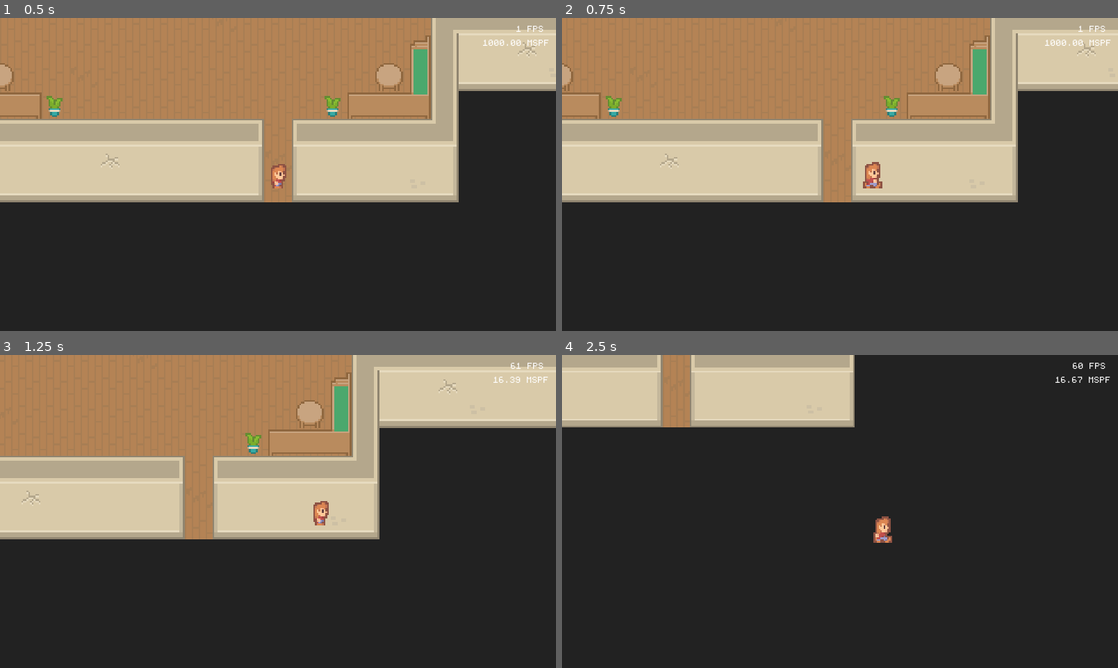
Above: before the commit, frames 1-4 (two rows, left to right).
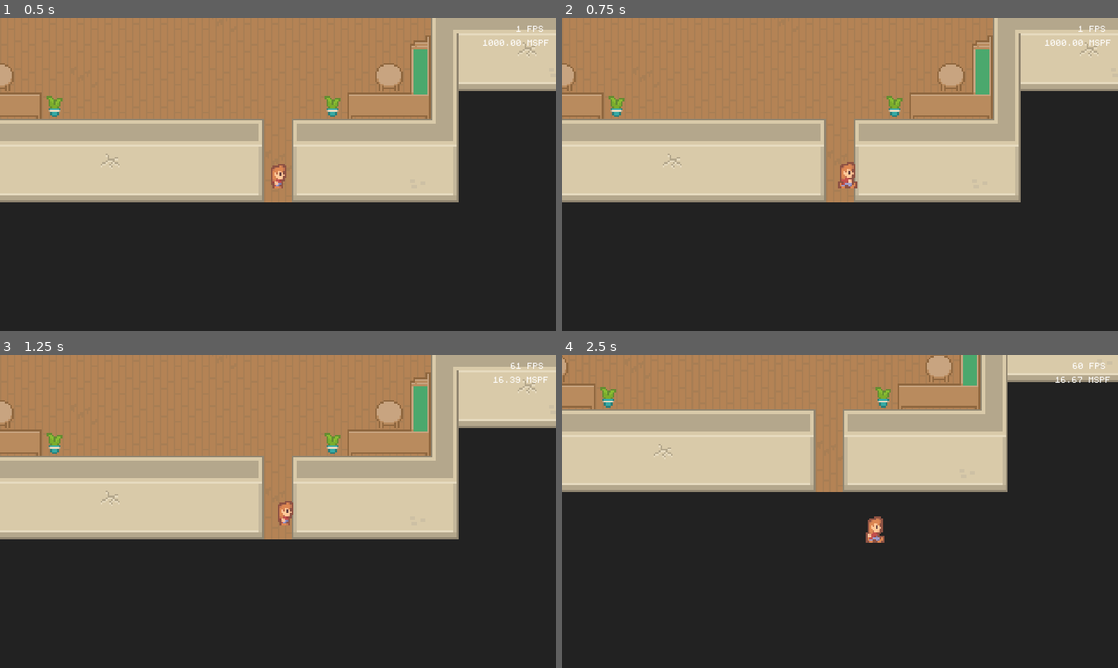
Above: after the commit, the same moments.

Repository: SilentByte/cysec-intern
Game: Godot game, scene res://scenes/main.tscn
Two runs of this game, one before a commit and one after it. Both use one fixed random seed, a clock stepped at 60 frames per second and the inputs below.
Inputs (mouse positions are in pixels of both pictures, inside the frame that each line leads up to):
- Up to frame 1 (0.5 s): no input
- Up to frame 2 (0.75 s): tap Enter at 0.5 s; move the mouse to (962, 158) at 0.52 s; hold D (move_east) from 0.53 s (still down); hold Mouse wheel up (zoom_in) from 0.53 s (still down)
- Up to frame 3 (1.25 s): keep holding D (move_east); keep holding Mouse wheel up (zoom_in)
- Up to frame 4 (2.5 s): move the mouse to (728, 527) at 1.27 s; release D (move_east) at 1.28 s; release Mouse wheel up (zoom_in) at 1.28 s; hold Down (move_south) 1.28-2.03 s; tap Mouse wheel down (zoom_out) at 1.35 s; move the mouse to (895, 442) at 2.02 s; hold D (move_east) from 2.03 s (still down); hold Mouse wheel up (zoom_in) from 2.03 s (still down)

Frame 1 is identical in both runs. In frame 2, 2.9% of the frame differs, in the area x 0-97%, y 0-59%; in frame 3, 15%; in frame 4, 35%, in the area x 0-100%, y 0-60%.

Commit message:
Implement basic collision testing and persistent facing direction

Diff:
--- a/actors/player/player.gd
+++ b/actors/player/player.gd
@@ -1,40 +1,49 @@
-extends Node2D
+extends KinematicBody2D
 
-var movement_direction = Vector2.ZERO
-var facing_direction = Vector2.ZERO
+var movement_direction := Vector2.ZERO
+var facing_direction := "east"
 
 
 func _ready() -> void:
 	$AnimatedSprite.play()
 
 
-func _physics_process(delta: float) -> void:
+func _physics_process(_delta: float) -> void:
+	_process_input()
+	_process_animation()
+	_process_movement()
+
+
+func _process_input() -> void:
 	movement_direction = Vector2.ZERO
 
 	if Input.is_action_pressed("move_east"):
 		movement_direction.x += 1.0
+		facing_direction = "east"
 
 	if Input.is_action_pressed("move_west"):
 		movement_direction.x -= 1.0
+		facing_direction = "west"
 
 	if Input.is_action_pressed("move_north"):
 		movement_direction.y -= 1.0
+		facing_direction = "north"
 
 	if Input.is_action_pressed("move_south"):
 		movement_direction.y += 1.0
-
-	_update_animation()
-	position += movement_direction.normalized() * 100 * delta
+		facing_direction = "south"
 
 
-func _update_animation():
-	if movement_direction.x > 0:
-		$AnimatedSprite.animation = "east_walk"
-	elif movement_direction.x < 0:
-		$AnimatedSprite.animation = "west_walk"
-	elif movement_direction.y < 0:
-		$AnimatedSprite.animation = "north_walk"
-	elif movement_direction.y > 0:
-		$AnimatedSprite.animation = "south_walk"
+func _process_animation() -> void:
+	var action
+
+	if movement_direction == Vector2.ZERO:
+		action = "idle"
 	else:
-		$AnimatedSprite.animation = "east_idle"
+		action = "walk"
+
+	$AnimatedSprite.animation = "%s_%s" % [facing_direction, action]
+
+
+func _process_movement() -> void:
+	move_and_slide(movement_direction.normalized() * 50)
--- a/actors/player/player.tscn
+++ b/actors/player/player.tscn
@@ -26,6 +26,21 @@
 "name": "south_walk",
 "speed": 5.0
 }, {
+"frames": [ ExtResource( 16 ), ExtResource( 10 ) ],
+"loop": true,
+"name": "north_walk",
+"speed": 5.0
+}, {
+"frames": [ ExtResource( 9 ) ],
+"loop": true,
+"name": "north_idle",
+"speed": 5.0
+}, {
+"frames": [ ExtResource( 15 ) ],
+"loop": true,
+"name": "west_idle",
+"speed": 5.0
+}, {
 "frames": [ ExtResource( 4 ) ],
 "loop": true,
 "name": "east_idle",
@@ -45,24 +60,12 @@
 "loop": true,
 "name": "east_walk",
 "speed": 5.0
-}, {
-"frames": [ ExtResource( 16 ), ExtResource( 10 ) ],
-"loop": true,
-"name": "north_walk",
-"speed": 5.0
-}, {
-"frames": [ ExtResource( 9 ) ],
-"loop": true,
-"name": "north_idle",
-"speed": 5.0
-}, {
-"frames": [ ExtResource( 15 ) ],
-"loop": true,
-"name": "west_idle",
-"speed": 5.0
 } ]
 
-[node name="Player" type="Node2D"]
+[sub_resource type="RectangleShape2D" id=2]
+extents = Vector2( 4, 3 )
+
+[node name="Player" type="KinematicBody2D"]
 script = ExtResource( 17 )
 
 [node name="AnimatedSprite" type="AnimatedSprite" parent="."]
@@ -70,6 +73,10 @@
 frames = SubResource( 1 )
 animation = "east_idle"
 offset = Vector2( 0, -8 )
+
+[node name="CollisionShape2D" type="CollisionShape2D" parent="."]
+position = Vector2( 0, 5 )
+shape = SubResource( 2 )
 
 [node name="Camera" type="Camera2D" parent="."]
 current = true
--- a/scenes/main.gd
+++ b/scenes/main.gd
@@ -6,7 +6,7 @@
 	pass  # Replace with function body.
 
 
-func _unhandled_input(event: InputEvent) -> void:
+func _unhandled_input(_event: InputEvent) -> void:
 	if not OS.is_debug_build():
 		return
 
--- a/scenes/world/cafe/cafe.tscn
+++ b/scenes/world/cafe/cafe.tscn
@@ -414,3 +414,11 @@
 cell_tile_origin = 1
 format = 1
 tile_data = PoolIntArray( -131075, 9, 262150, -131074, 9, 196613, -131073, 9, 196615, -196601, 9, 196623, -196600, 9, 1 …(2019 unchanged characters)…
+
+[node name="StaticBody2D" type="StaticBody2D" parent="."]
+
+[node name="CollisionPolygon2D" type="CollisionPolygon2D" parent="StaticBody2D"]
+polygon = PoolVector2Array( 176, 320, 176, 272, 0, 272, 0, 208, -48, 208, -48, 128, 64.2, 128, 64, 176, 240, 176, 240, 64, 432, 64, 432, 208, 272, 208, 272, 272, 192, 272, 192, 320, 288, 320, 288, 256, 448, 256, 448, 16, 224, 16, 224, 128, 80, 128, 80, 80, -64, 80, -64, 256, -16, 256, -16, 320 )
+
+[node name="CollisionPolygon2D2" type="CollisionPolygon2D" parent="StaticBody2D"]
+polygon = PoolVector2Array( 256, 64, 256, 112, 320, 112, 320, 64 )
Not shown: 1 places in actors/player/player.tscn that only renumber resources
